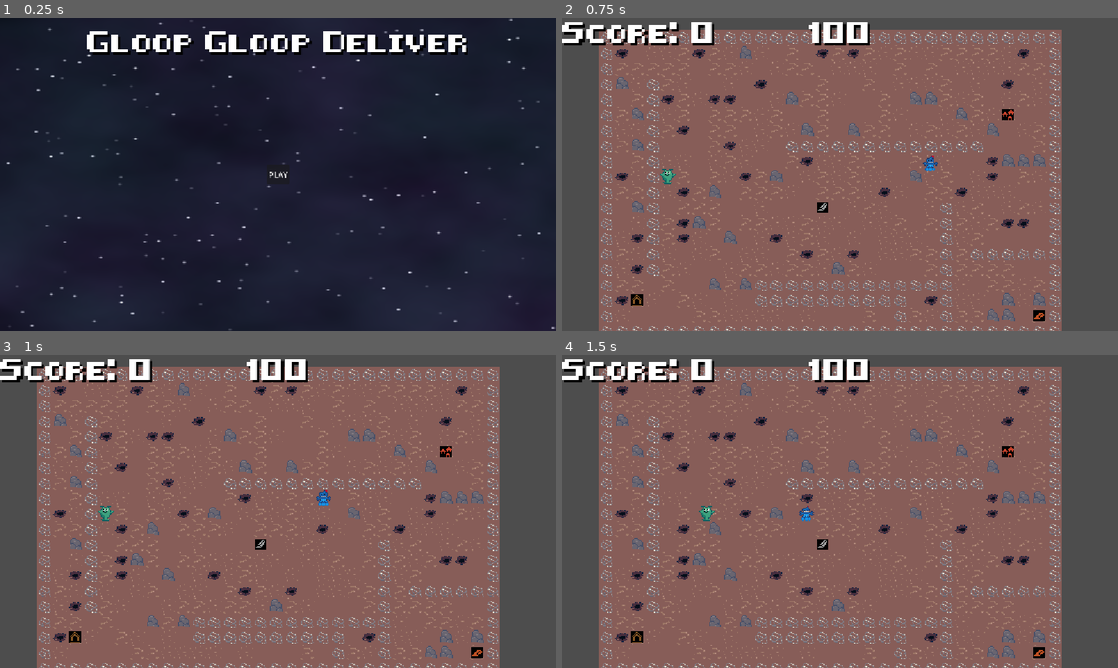
Above: before the commit, frames 1-4 (two rows, left to right).
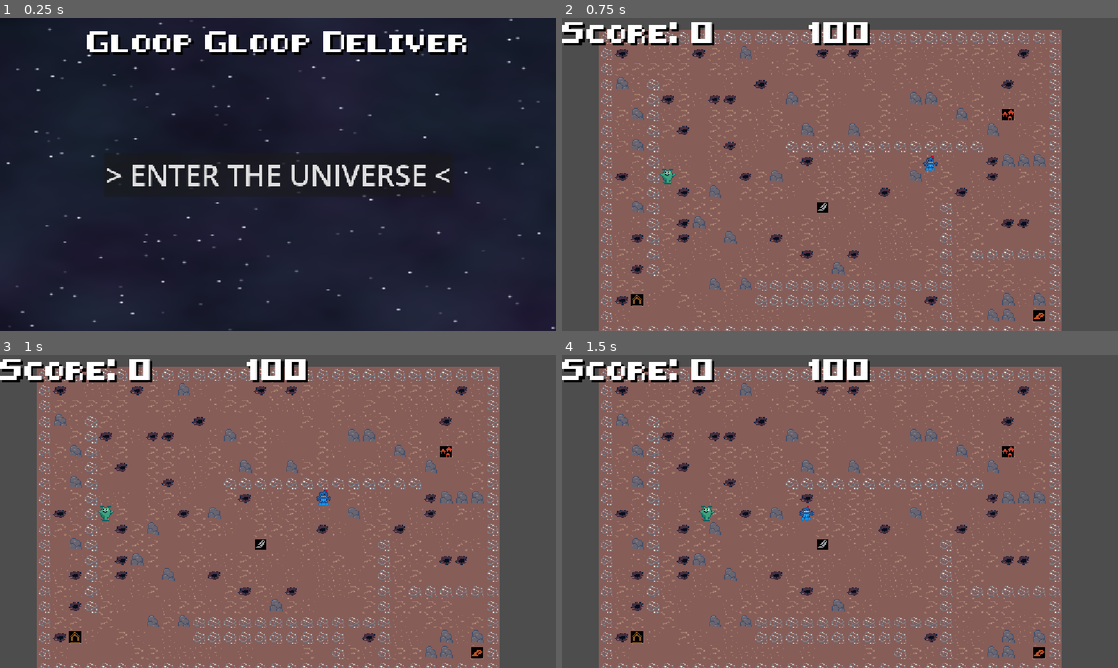
Above: after the commit, the same moments.

Repository: GameAISchool2026members/GloopGloopDelivery
Game: Godot game, scene res://menu/menu.tscn
Two runs of this game, one before a commit and one after it. Both use one fixed random seed, a clock stepped at 60 frames per second and the inputs below.
Inputs (mouse positions are in pixels of both pictures, inside the frame that each line leads up to):
- Up to frame 1 (0.25 s): no input
- Up to frame 2 (0.75 s): click "PLAY" (after the commit: "> ENTER THE UNIVERSE <") at 0.5 s
- Up to frame 3 (1 s): no input
- Up to frame 4 (1.5 s): move the mouse to (962, 495) at 1.27 s; hold D (right) from 1.28 s (still down); tap Space (interact) at 1.35 s; click (962, 495) at 1.42 s

The runs differ from the first frame. In frame 1, 1.7% of the frame differs, in the area x 19-81%, y 43-58%; in frame 2, nothing differs; in frame 3, nothing differs; in frame 4, nothing differs.

Commit message:
Make play button huge

Diff:
--- a/menu/menu.tscn
+++ b/menu/menu.tscn
@@ -78,6 +78,7 @@
 
 [node name="Play" type="Button" parent="CanvasLayer/GUI/HBoxContainer" unique_id=1592658290]
 layout_mode = 2
-text = "PLAY"
+theme_override_font_sizes/font_size = 60
+text = "> ENTER THE UNIVERSE <"
 
 [connection signal="pressed" from="CanvasLayer/GUI/HBoxContainer/Play" to="." method="_on_play_pressed"]
